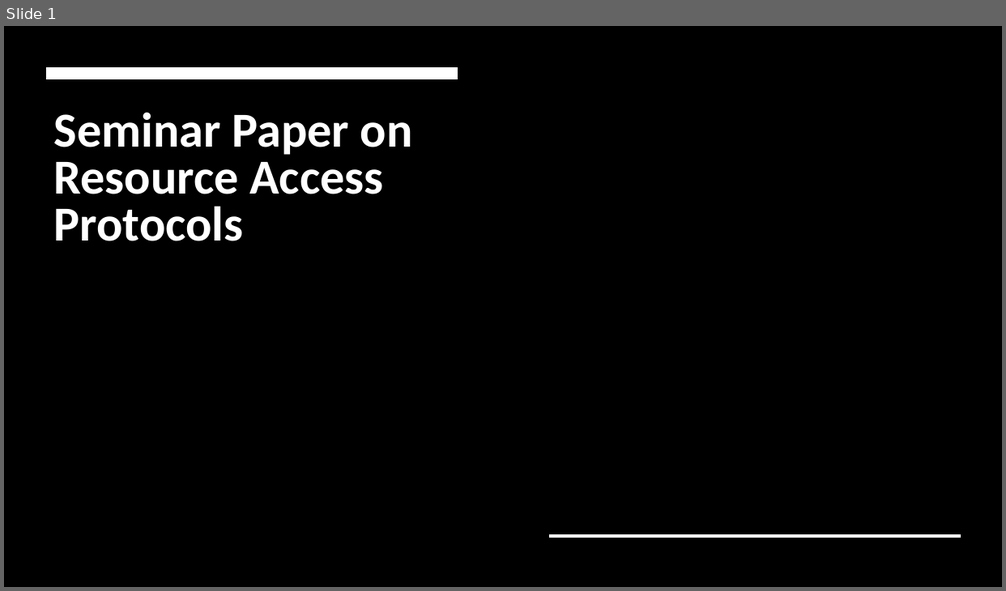
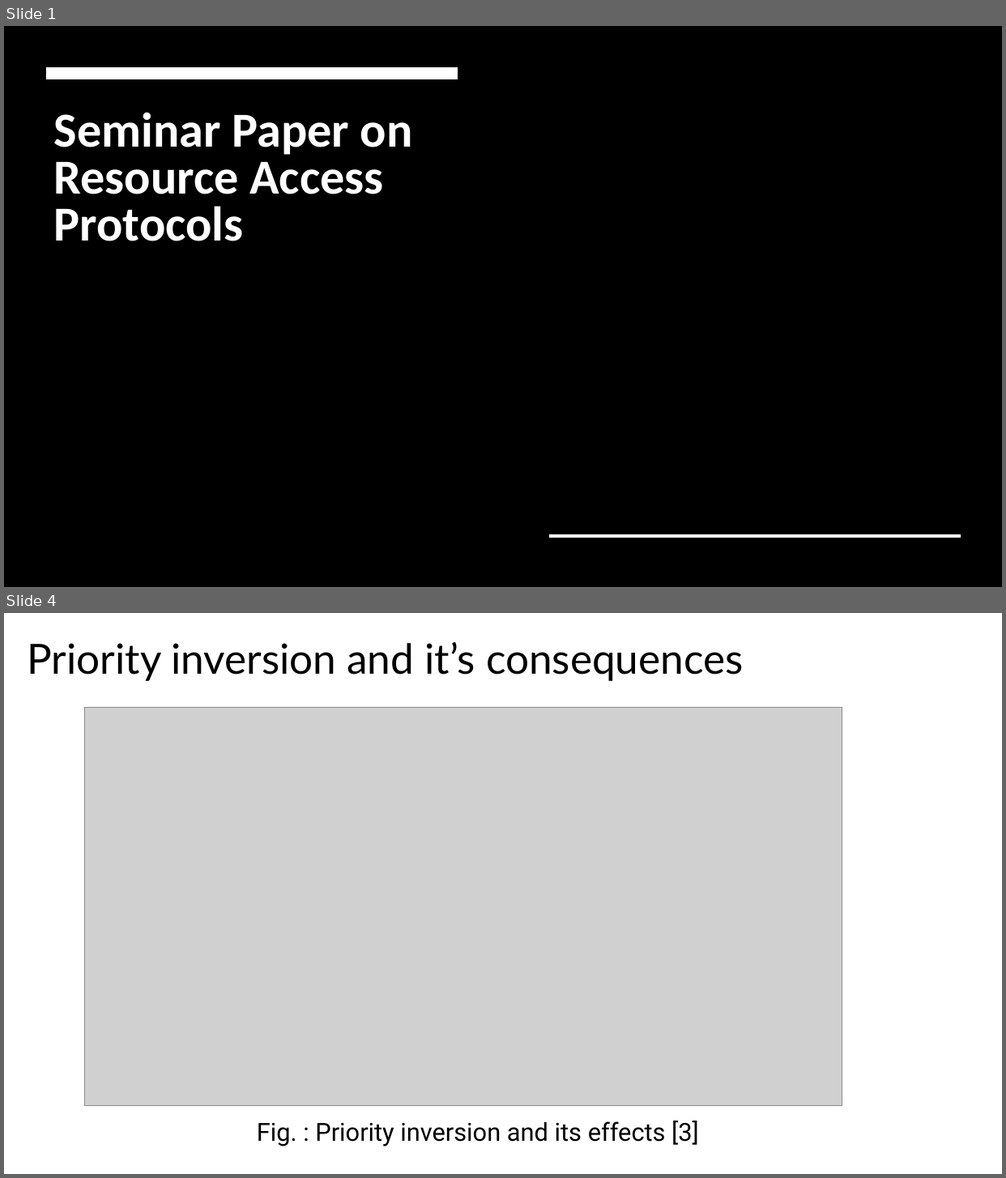
Before and after one commit to raihan4hshl/RTS_seminar, a slide deck: Seminar Paper on Resource Access Protocols.odp. Shown one above the other, each under a label of ours: slide 1 before the commit, slides 1 and 4 after it; the slides between them are not shown. The pictures are 1006x591 and 1006x1178 pixels, drawn with LibreOffice and Linux fonts; fonts in the diff are those of the drawing; grey boxes stand for pictures; background and template pictures are left out. Boxes give left, top, right and bottom in pixels: in the first picture for what was removed or moved away, otherwise in the second. Text is boxed around its words. In the diff, an @@ line names an element or a change of style, - is before the commit and + after.

```diff
--- a/Seminar Paper on Resource Access Protocols.odp
+++ b/Seminar Paper on Resource Access Protocols.odp
@@ slide 4 added at bbox=[4, 613, 1002, 1174], background #FFFFFF @@
@@ text added at bbox=[27, 642, 743, 681], 40 pt, text #000000 @@
+Priority inversion and it’s consequences
@@ picture added at bbox=[85, 707, 842, 1105] @@
@@ text added at bbox=[257, 1121, 699, 1147], 24 pt, text #000000 @@
+Fig. : Priority inversion and its effects [3]
```
Also in this commit, not shown: 5 slides changed, 12 other slides added.
